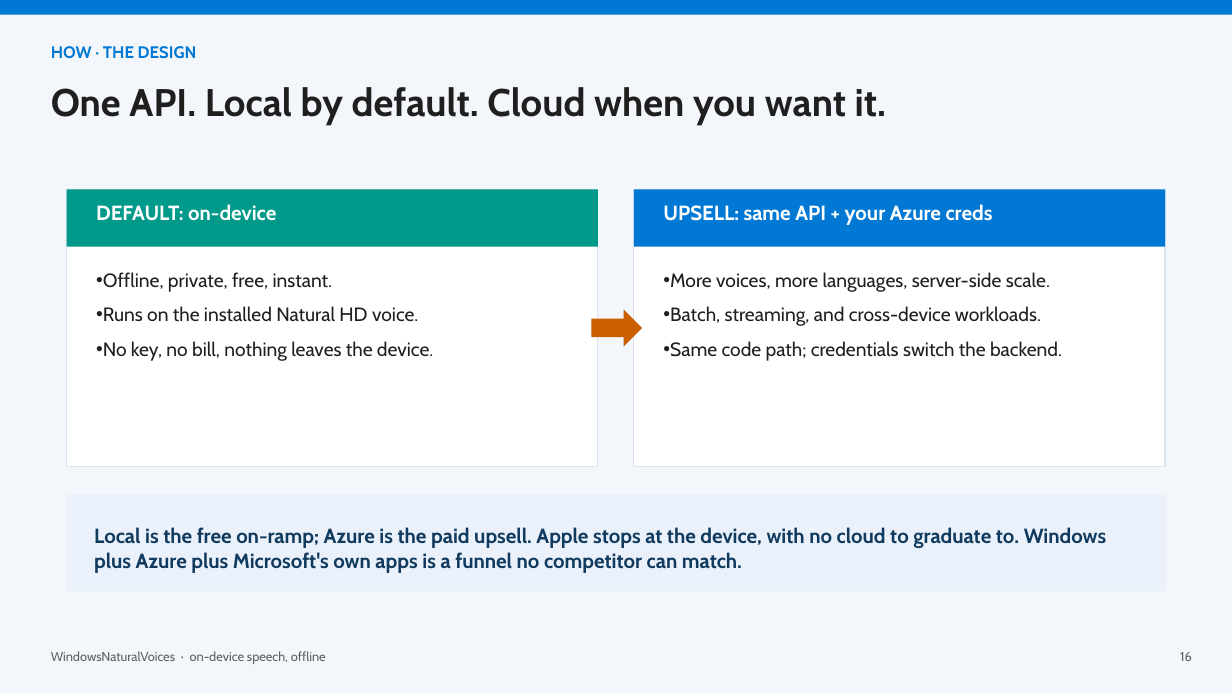
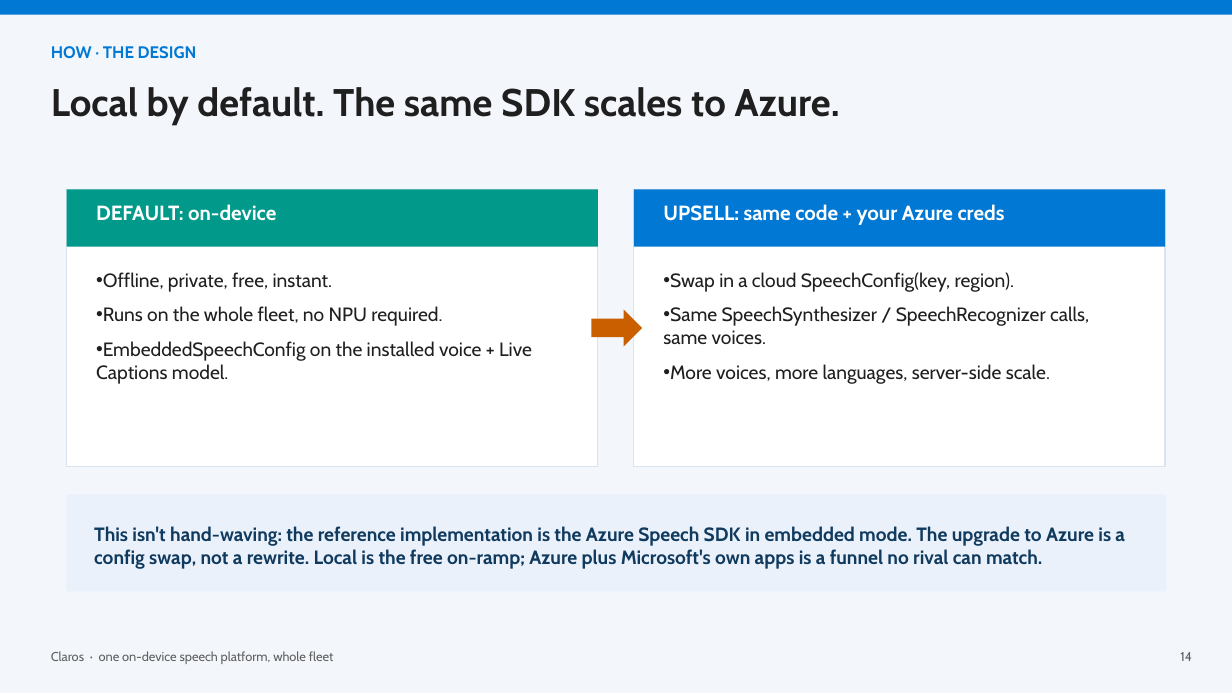
Before and after one commit to aclinick/claros, a slide deck: slide 14 of docs/pitch/live-voiceover.pptx (slide 16 before the commit). Drawn at 1232x693 pixels with LibreOffice and Linux fonts; fonts in the diff are those of the drawing. Boxes give left, top, right and bottom in pixels: in the first picture for what was removed or moved away, otherwise in the second. Text is boxed around its words. In the diff, an @@ line names an element or a change of style, - is before the commit and + after.

```diff
--- a/docs/pitch/live-voiceover.pptx
+++ b/docs/pitch/live-voiceover.pptx
@@ text at <box>51,87,840,126</box>: text changed @@
-One API. Local by default. Cloud when you want it.
+Local by default. The same SDK scales to Azure.
@@ text at <box>663,204,1005,225</box>: text changed @@
-UPSELL: same API + your Azure creds
+UPSELL: same code + your Azure creds
@@ text at <box>663,272,1089,344</box>: paragraphs added @@
+• Swap in a cloud SpeechConfig(key, region).
+• Same SpeechSynthesizer / SpeechRecognizer calls, same voices.
@@ text at <box>96,306,532,384</box>: text changed @@
-• Runs on the installed Natural HD voice.
-• No key, no bill, nothing leaves the device.
+• Runs on the whole fleet, no NPU required.
+• EmbeddedSpeechConfig on the installed voice + Live Captions model.
@@ text at <box>670,306,1062,361</box>: paragraphs removed @@
-• Batch, streaming, and cross-device workloads.
-• Same code path; credentials switch the backend.
@@ text at <box>94,526,1125,569</box>: text changed; size 16 to 15 pt @@
-Local is the free on-ramp; Azure is the paid upsell. Apple stops at the device, with no cloud to graduate to. Windows plus Azure plus Microsoft's own apps is a funnel no competitor can match.
+This isn't hand-waving: the reference implementation is the Azure Speech SDK in embedded mode. The upgrade to Azure is a config swap, not a rewrite. Local is the free on-ramp; Azure plus Microsoft's own apps is a funnel no rival can match.
@@ text at <box>51,651,334,664</box>: text changed @@
-WindowsNaturalVoices · on-device speech, offline
+Claros · one on-device speech platform, whole fleet
@@ text at <box>1180,652,1192,661</box>: text changed @@
-16
+14
```
Also in this commit, not shown: 2 other slides changed, 12 slides added, 14 slides removed, 2 other files.
